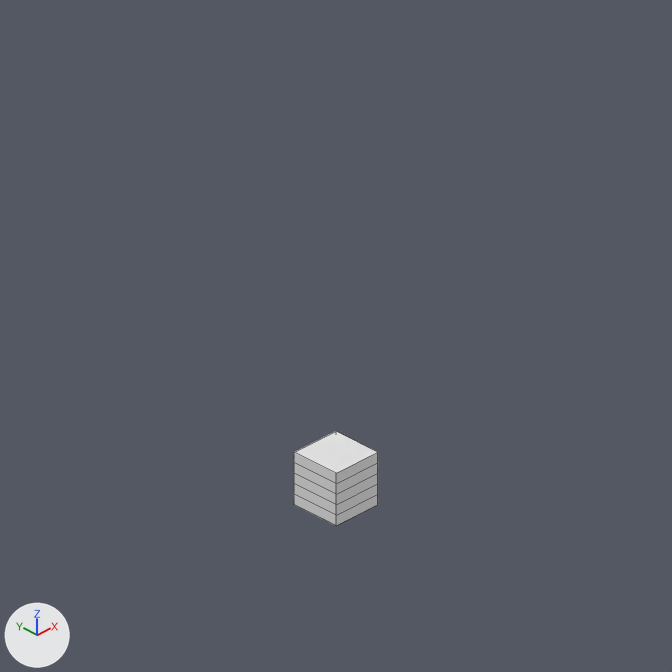
The Blender file rct2/scenery/Trees/tvl_Voss's-Laburnam-Tree/tvl_V001.blend, before and after one commit.
Before and after are seen from the file's camera 'Camera'. Arrows for +X, +Y and +Z are at lower left; the lights stay in place. The older version comes first. Mesh edges are drawn as thin lines. The same objects are shown in both versions, whatever each file hides.
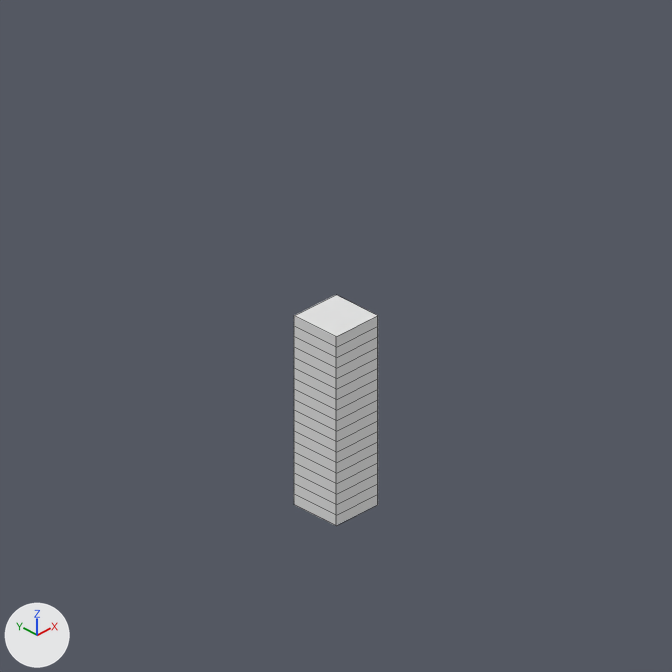
Pixel boxes (x1, y1, x2, y2) of what changed, in the pictures (672 x 672 px):
'Cube.001', modifiers changed (143% taller)
    before: (294, 431, 378, 525)
    after: (294, 295, 378, 525)

What the commit changed:
Object 'Cube.001' (ob_cube_001) has a ARRAY modifier named 'Array'.
On modifier 'Array' of object 'Cube.001' (ob_cube_001), count goes from 5 to 18.
